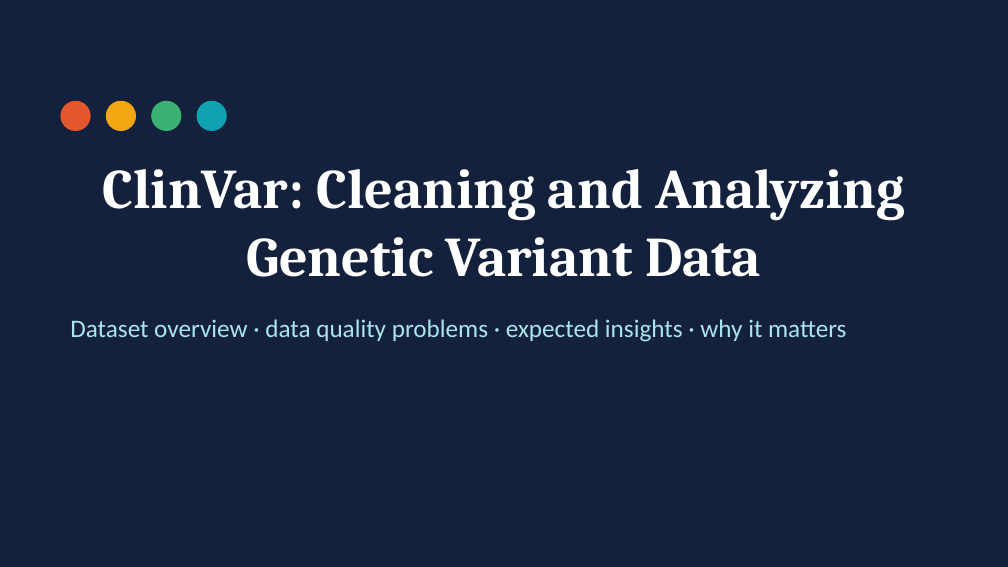
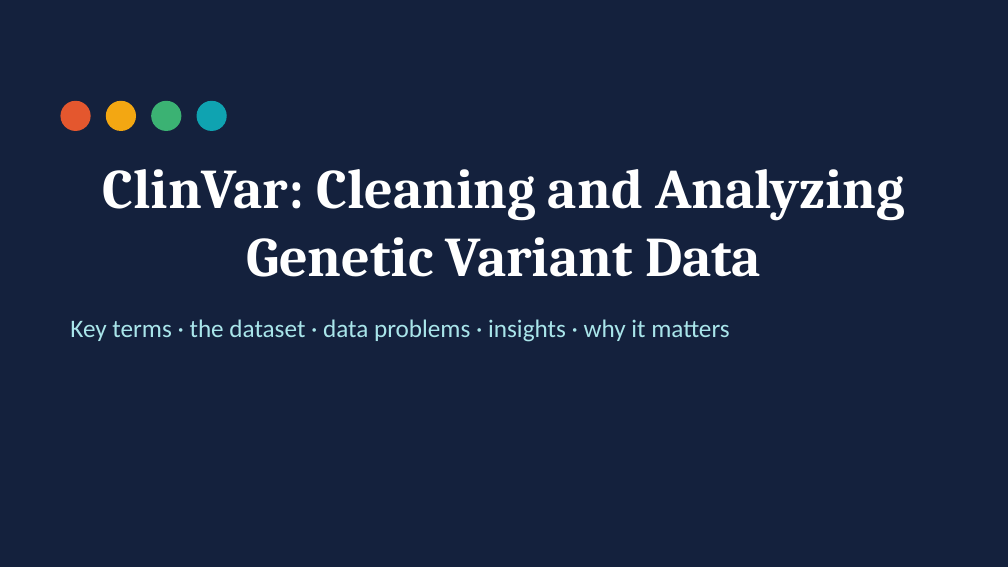
Before and after one commit to yeruka-ui/ClinVar-Data-Analysis, a slide deck: slide 1 of ClinVar_Dataset_Overview.pptx. Drawn at 1008x567 pixels with LibreOffice and Linux fonts; fonts in the diff are those of the drawing. Boxes give left, top, right and bottom in pixels: in the first picture for what was removed or moved away, otherwise in the second. Text is boxed around its words. In the diff, an @@ line names an element or a change of style, - is before the commit and + after.

```diff
--- a/ClinVar_Dataset_Overview.pptx
+++ b/ClinVar_Dataset_Overview.pptx
@@ text at (70, 319, 729, 342): text changed @@
-Dataset overview · data quality problems · expected insights · why it matters
+Key terms · the dataset · data problems · insights · why it matters
```
Also in this commit, not shown: 3 slides added.
